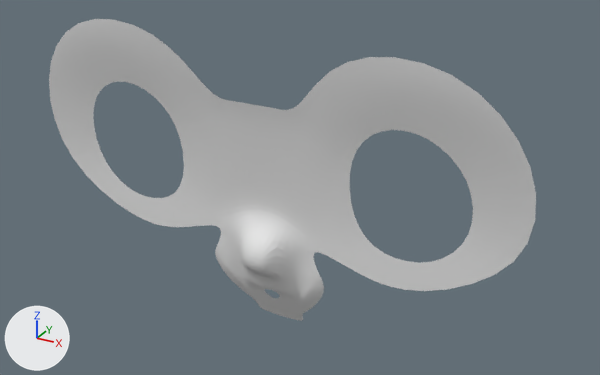
The Blender file client/lib/models/chibi.blend as it was, and as the next commit left it.
Camera for both pictures: a camera (50 mm lens) standing at (0.366, -0.839, 1.335) and looking at (0.026, -0.222, 1.026). The axes (+X, +Y, +Z) are drawn at lower left. The lights are the same throughout.

Objects in the first picture: 'Chibi'.
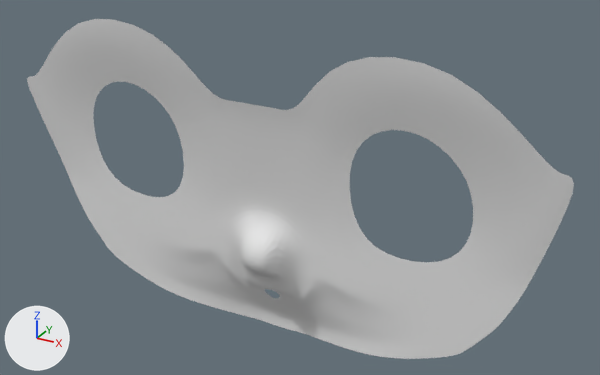
What differs and where, as boxes [x1, y1, x2, y2] in the pictures (600 x 375 px):
'Chibi', reshaped (12% wider, 13% taller)
    before: [49, 19, 536, 321]
    after: [27, 19, 574, 359]
part 1 of me_circle, built on
    before: [49, 80, 536, 291]
    after: [27, 65, 574, 359]

Patch to the scene script:
```diff
--- a/client/lib/models/chibi.blend.py
+++ b/client/lib/models/chibi.blend.py
@@ me_circle @@
 # used by ob_chibi; location = (0.0, 0.0, 0.0); rotation_euler = (1.571, 0.0, 0.0), in degrees (90, 0, 0)
-me_circle.from_pydata(...)  # 86 vertices, 62 faces; spans x 0.0..0.252, y 0.872..1.179, z 0.211..0.273
+me_circle.from_pydata(...)  # 119 vertices, 94 faces; spans x 0.0..0.279, y 0.858..1.179, z 0.211..0.273
+# me_circle part 1
+# 2 vertices are removed from x 0.154..0.248, y 0.954..1.006, z 0.241
+# 3 faces are deleted
+# 4 vertices move from x 0.046..0.234, y 0.974..1.012, z 0.241 to x 0.041..0.219, y 0.974..1.017, z 0.241
+# 35 vertices are added at x 0.0..0.279, y 0.858..1.101, z 0.211..0.256
+# 35 new faces join them
```
